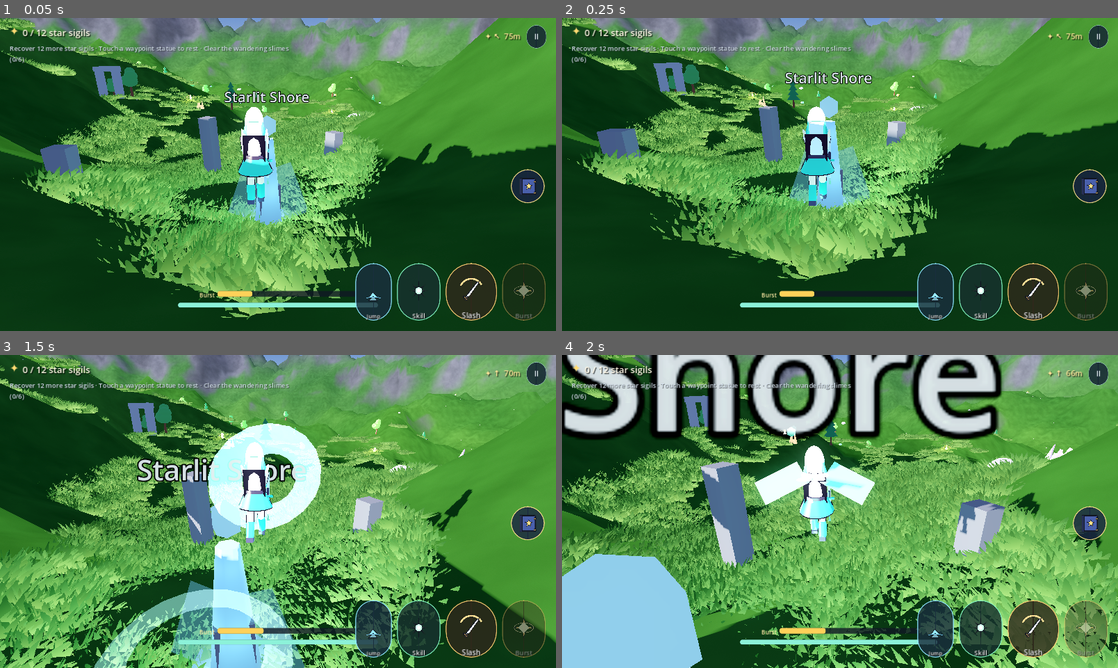
Above: before the commit, frames 1-4 (two rows, left to right).
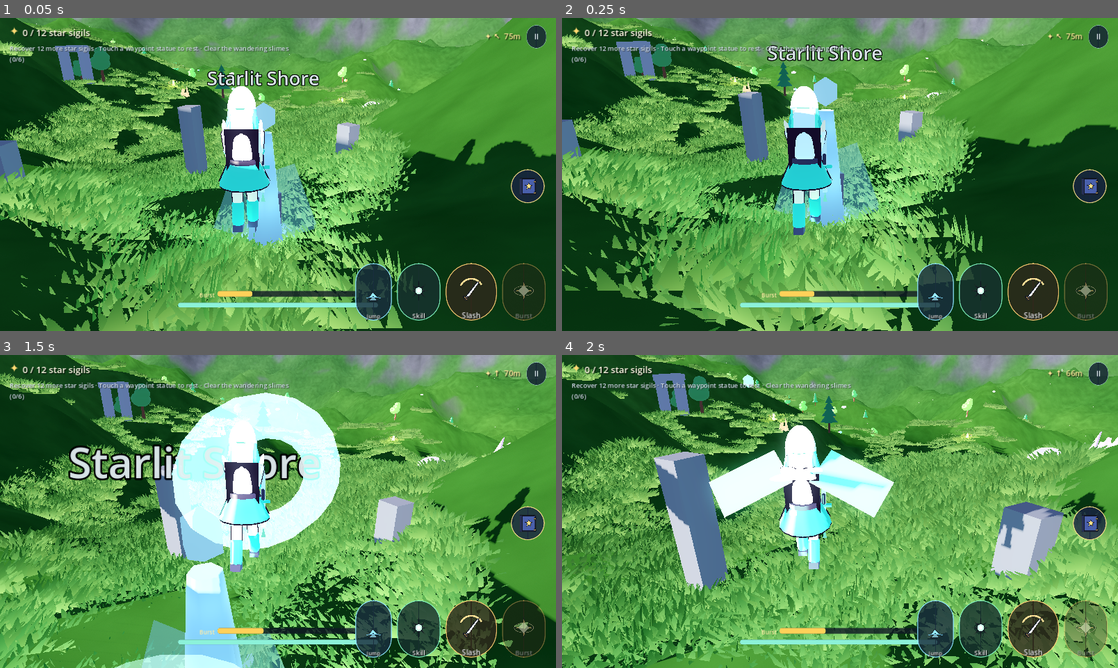
Above: after the commit, the same moments.

Repository: Endiq-jar/LastStar
Game: Godot game, scene res://scenes/world.tscn
Same seed, same stepped clock (60 frames per second), same inputs: the game is played once before the commit and once after it.
Inputs (mouse positions are in pixels of both pictures, inside the frame that each line leads up to):
- Up to frame 1 (0.05 s): no input
- Up to frame 2 (0.25 s): no input
- Up to frame 3 (1.5 s): move the mouse to (305, 511) at 0.52 s; hold Q (burst) 0.53-1.28 s; hold W (move_forward) from 0.53 s (still down); click (305, 511) at 0.67 s; tap Space (jump) at 0.77, 1.07 s; move the mouse to (250, 511) at 1.27 s; click (250, 511) at 1.35 s
- Up to frame 4 (2 s): keep holding W (move_forward); tap Space (jump) at 1.52, 1.82 s; tap Q (burst) at 1.55 s

The runs differ from the first frame. In frame 1, 47% of the frame differs, in the area x 0-100%, y 0-100%; in frame 2, 48%; in frame 3, 60%; in frame 4, 70%.

Commit message:
fix: grass cleared around the player from the first frame, and a tighter lens
The uniform push lived only in _process, but the grass field fills its whole ring
in one burst at startup - before the first _process. Every chunk built in that
burst used the default player_origin of (0,0,0), so no grass was cleared around
the character at all. It now pushes the view parameters from _build_chunk as well,
with the clearing centre at her waist and a 1.6 m radius.

Framing: 3.9 m arm and a 54-degree lens instead of 5 m at 62. At the wider setting
the character occupied about 6% of the frame height and read as a speck on the
hillside; the tighter pair is how third-person games keep the character legible
without cropping the landscape.

Co-authored-by: arena-agent <297053741+arena-agent@users.noreply.github.com>

Diff:
--- a/scripts/grass_field.gd
+++ b/scripts/grass_field.gd
@@ -99,13 +99,7 @@
 	# camera built-in in its vertex stage (those are fragment-only and using one
 	# is a compile error that silently white-materials the whole field), so the
 	# value comes from here.
-	var cam := get_viewport().get_camera_3d()
-	if cam != null and _material != null:
-		_material.set_shader_parameter("cam_origin", cam.global_position)
-		# Keep a small clearance around the character so the meadow never covers
-		# her. The player node's origin is at her feet, so lift the cull centre a
-		# little to sit at her waist.
-		_material.set_shader_parameter("player_origin", _player.global_position + Vector3(0, 0.7, 0))
+	_push_view_params()
 	var center := _chunk_of(_player.global_position)
 	if center != _last_center:
 		_last_center = center
@@ -234,12 +228,32 @@
 	mmi.name = "Grass_%d_%d" % [key.x, key.y]
 	mmi.multimesh = multimesh
 	if _material != null:
+		_push_view_params()
 		mmi.material_override = _material
 	mmi.cast_shadow = GeometryInstance3D.SHADOW_CASTING_SETTING_OFF
 	mmi.visibility_range_end = 150.0
 	add_child(mmi)
 	_chunks[key] = mmi
 	chunk_built.emit(made.size())
+
+
+func _push_view_params() -> void:
+	## Hand the camera and character positions to the grass shader.
+	##
+	## Called from both _process and _build_chunk: chunks are built in a burst at
+	## startup (fill-the-ring), and those builds happen before the first _process,
+	## so relying on the per-frame push alone left the very first chunks drawing
+	## with the default uniforms - grass growing through the character.
+	if _material == null:
+		return
+	var cam := get_viewport().get_camera_3d()
+	if cam != null:
+		_material.set_shader_parameter("cam_origin", cam.global_position)
+	if _player != null:
+		# The player node's origin is at her feet; lift the clearing centre to her
+		# waist so the smoothstep removes grass around her body, not below it.
+		_material.set_shader_parameter("player_origin", _player.global_position + Vector3(0, 0.9, 0))
+		_material.set_shader_parameter("player_clear", 1.6)
 
 
 ## Total live blades, for the performance tuner and the probe.
--- a/scripts/player.gd
+++ b/scripts/player.gd
@@ -22,7 +22,7 @@
 ## her head on screen) but the blades in front of her covered her completely.
 ## Genshin's own camera looks down at roughly 20 degrees from slightly further
 ## back, which clears the grass and shows the ground she is standing on.
-const CAM_DISTANCE := 5.0
+const CAM_DISTANCE := 3.9
 ## Chest height on a 1.8 m character. The frame is centred here, which leaves the
 ## full body in view above the HUD band at the bottom of the screen.
 const CAM_HEIGHT := 1.45
@@ -156,7 +156,11 @@
 
 	_camera = Camera3D.new()
 	_camera.rotation_degrees = Vector3(rad_to_deg(CAM_AIM_DROP), 0.0, 0.0)
-	_camera.fov = 62.0
+	# 54 degrees. At 62 with a 5 m arm the character occupied about 6% of the frame
+	# height and read as a speck on the hillside; a tighter lens at a closer
+	# distance is how third-person games make the character legible without
+	# cropping the landscape.
+	_camera.fov = 54.0
 	_camera.near = 0.05
 	_camera.far = 900.0
 	_camera.current = true
Binary file changed: docs/render_wide.png
Binary file changed: docs/render_world.png
